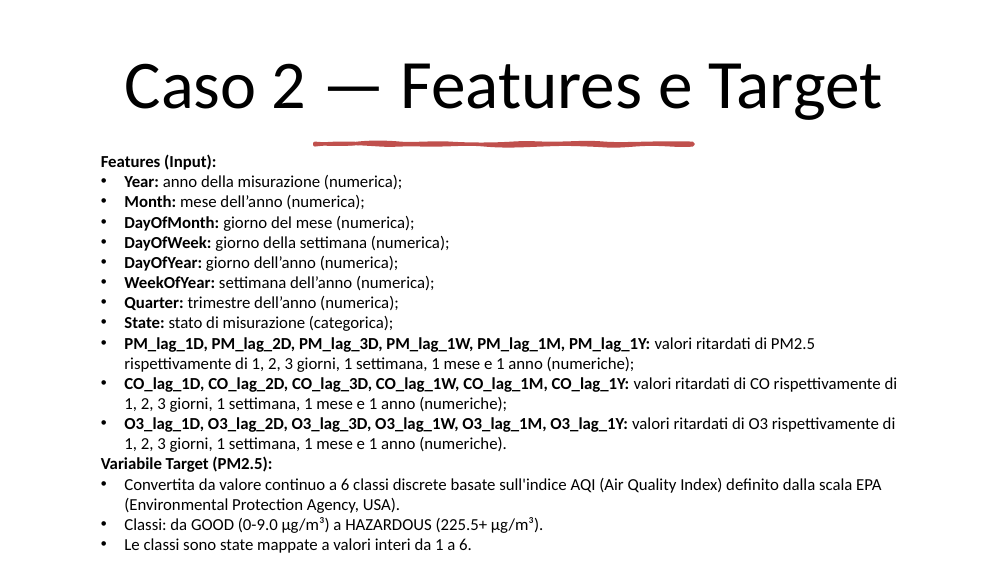
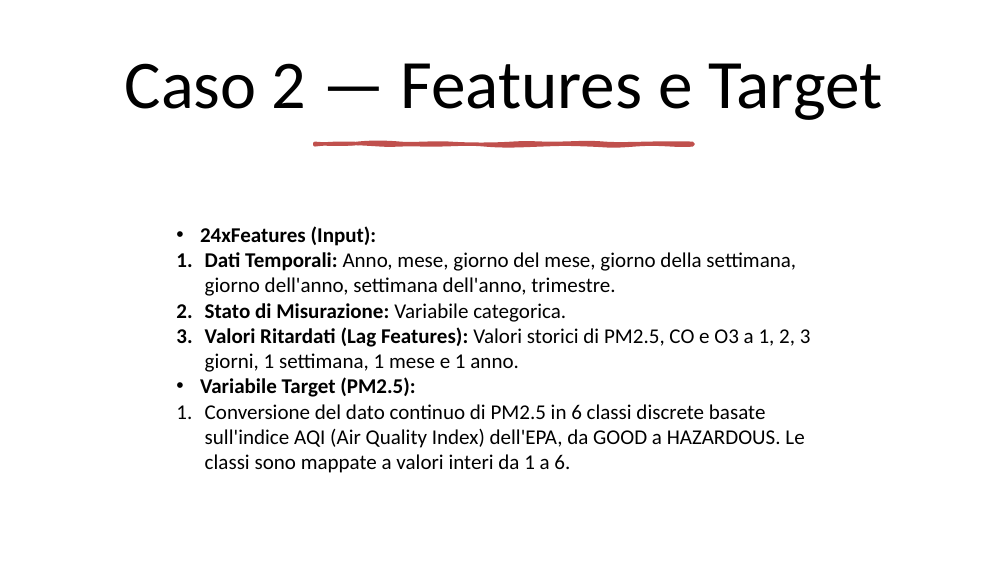
Before and after one commit to mtomas03/Thesis_Paper, a slide deck: slide 20 of Presentation.pptx (slide 36 before the commit). Drawn at 1008x567 pixels with LibreOffice and Linux fonts; fonts in the diff are those of the drawing. Boxes give left, top, right and bottom in pixels: in the first picture for what was removed or moved away, otherwise in the second. Text is boxed around its words. In the diff, an @@ line names an element or a change of style, - is before the commit and + after.

Commit message:
Modified Presentation.

```diff
--- a/Presentation.pptx
+++ b/Presentation.pptx
@@ text "24xFeatures (Input):": place and size @@
-text "24xFeatures (Input):" at bbox=[101, 154, 898, 553]
+text "24xFeatures (Input):" at bbox=[200, 226, 811, 473]
@@ text "24xFeatures (Input):" at bbox=[200, 226, 811, 473]: vertical alignment middle to top @@
@@ text at bbox=[200, 226, 811, 372]: text changed; size 16 to 20 pt @@
-Features (Input):
-• Year: anno della misurazione (numerica);
-• Month: mese dell’anno (numerica);
-• DayOfMonth: giorno del mese (numerica);
-• DayOfWeek: giorno della settimana (numerica);
-• DayOfYear: giorno dell’anno (numerica);
-• WeekOfYear: settimana dell’anno (numerica);
-• Quarter: trimestre dell’anno (numerica);
-• State: stato di misurazione (categorica);
-• PM_lag_1D, PM_lag_2D, PM_lag_3D, PM_lag_1W, PM_lag_1M, PM_lag_1Y: valori ritardati di PM2.5 rispettivamente di 1, 2, 3 giorni, 1 settimana, 1 mese e 1 anno (numeriche);
-• CO_lag_1D, CO_lag_2D, CO_lag_3D, CO_lag_1W, CO_lag_1M, CO_lag_1Y: valori ritardati di CO rispettivamente di 1, 2, 3 giorni, 1 settimana, 1 mese e 1 anno (numeriche);
-• O3_lag_1D, O3_lag_2D, O3_lag_3D, O3_lag_1W, O3_lag_1M, O3_lag_1Y: valori ritardati di O3 rispettivamente di 1, 2, 3 giorni, 1 settimana, 1 mese e 1 anno (numeriche).
+• 24xFeatures (Input):
+1. Dati Temporali: Anno, mese, giorno del mese, giorno della settimana, giorno dell'anno, settimana dell'anno, trimestre.
+2. Stato di Misurazione: Variabile categorica.
+3. Valori Ritardati (Lag Features): Valori storici di PM2.5, CO e O3 a 1, 2, 3 giorni, 1 settimana, 1 mese e 1 anno.
@@ text at bbox=[200, 377, 415, 397]: size 16 to 20 pt in "Variabile Target (PM2.5):"; bullet none to • @@
@@ text at bbox=[205, 404, 804, 473]: text changed; size 16 to 20 pt @@
-• Convertita da valore continuo a 6 classi discrete basate sull'indice AQI (Air Quality Index) definito dalla scala EPA (Environmental Protection Agency, USA).
-• Classi: da GOOD (0-9.0 µg/m³) a HAZARDOUS (225.5+ µg/m³).
-• Le classi sono state mappate a valori interi da 1 a 6.
+1. Conversione del dato continuo di PM2.5 in 6 classi discrete basate sull'indice AQI (Air Quality Index) dell'EPA, da GOOD a HAZARDOUS. Le classi sono mappate a valori interi da 1 a 6.
```
Also in this commit, not shown: 13 other slides changed, 17 slides removed.
